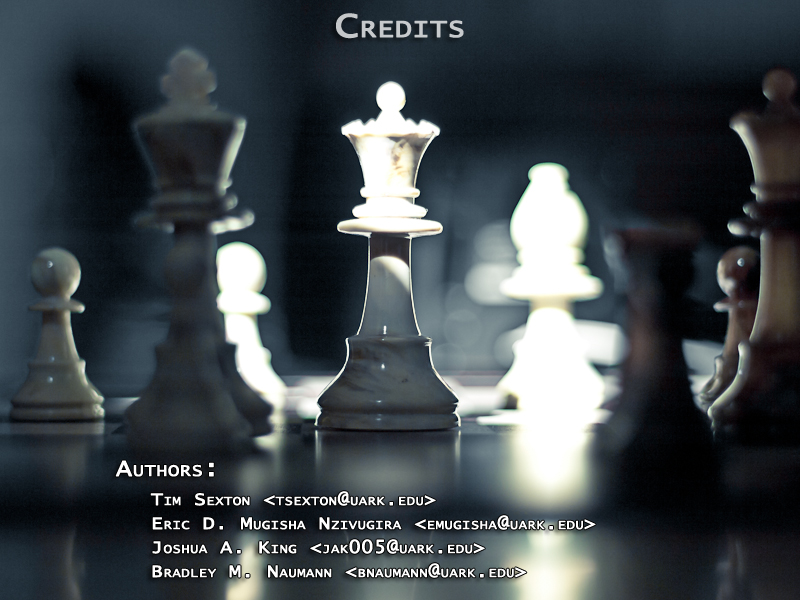
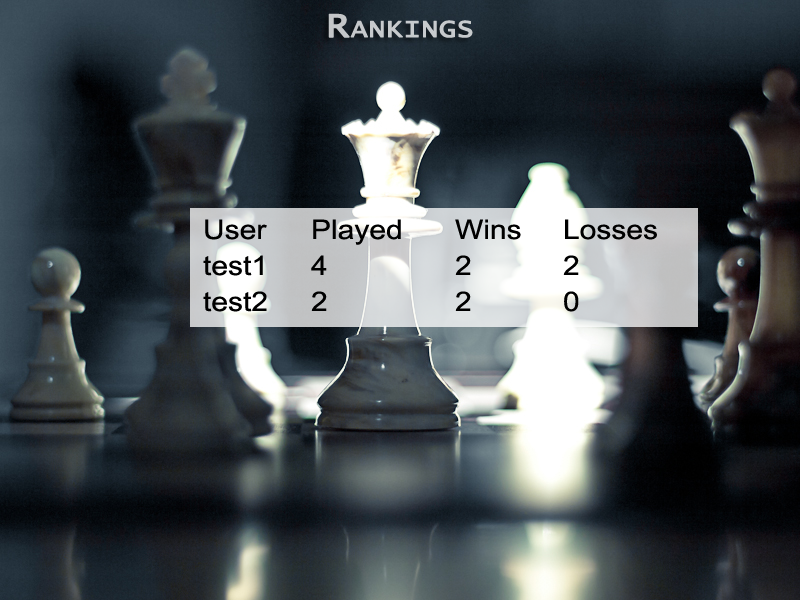
Layered file, before and after one edit (800x600). Changes by layer:
showed group "Rankings" (1st of 2) (3 layers) over [190, 13, 698, 327]
added layer "User Played Wins Losses test1 4 2 2 test2 2 2 0" in group "Rankings" over [203, 219, 657, 312]
added layer "Shape 1" (75%) in group "Rankings" over [190, 208, 698, 327]
hid group "Credits" (1st of 2) (3 layers) over [115, 13, 596, 578]
